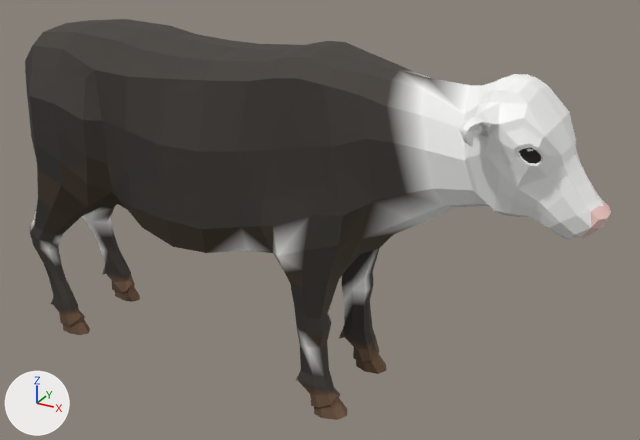
The glTF model assets/animals/src/cattle.glb: old version first, new version second.
The view is the same before and after, from a 50 mm lens placed at (6.55, -8.96, 6.81), pointed at (1.49, 0.23, 2.22). The lights are fixed; the arrows at lower left show +X, +Y and +Z. The first picture is the older version. Vertices at exactly the same position are counted once.

Objects in the first picture: 'Cow'.
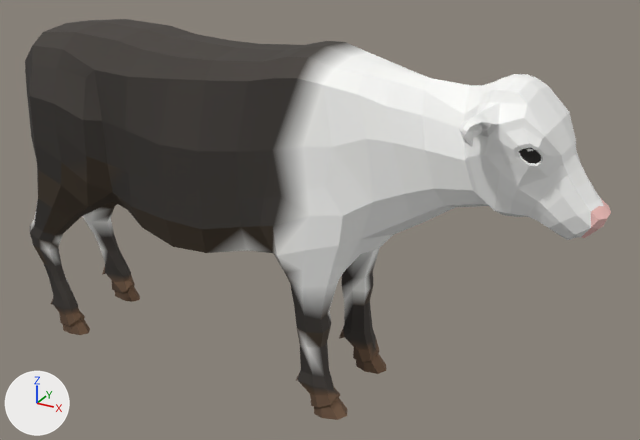
What differs and where, as boxes (x1, y1, x2, y2) in the pictures (640 x 440 px):
part 1 of me_cube, recoloured (lighter): (272, 42, 468, 320) in both

What the commit changed:
me_cube has 1091 vertices, 2178 faces and spans x -2.98..5.09, y -1.16..1.16, z -0.06..4.53.
me_cube is used by ob_cow; location (0.0, 0.0, 0.0).
me_cube part 1: 904 faces centred in x -1.17..5.07, y -1.15..1.15, z 1.53..4.49 are repainted in the vertex colours; the middle colour goes from white #f9f9f6 to white #fbfbf9.
